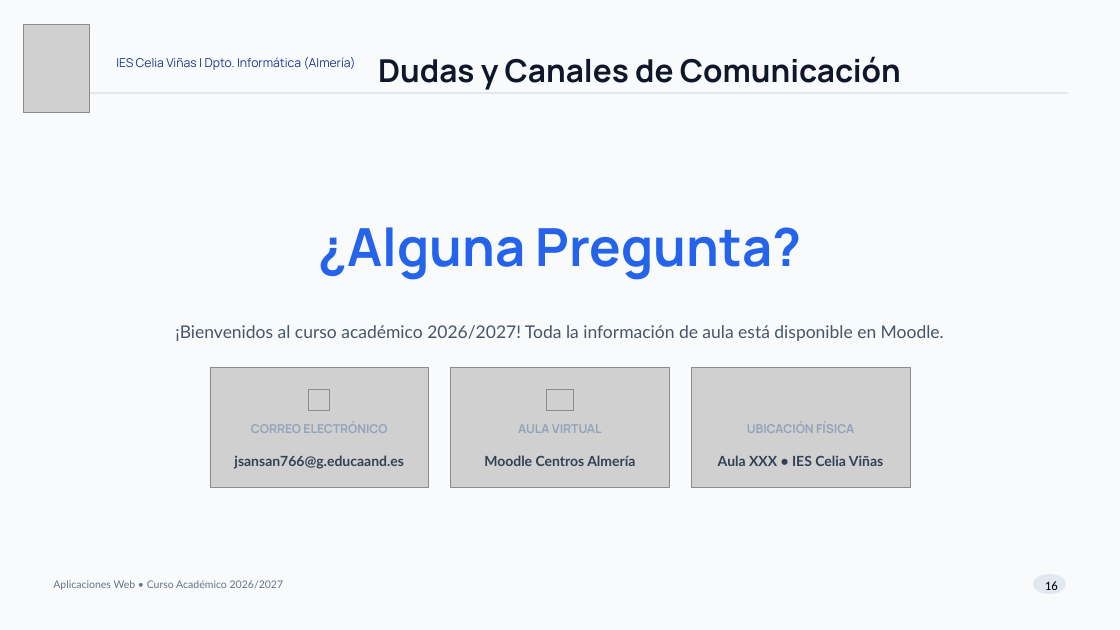
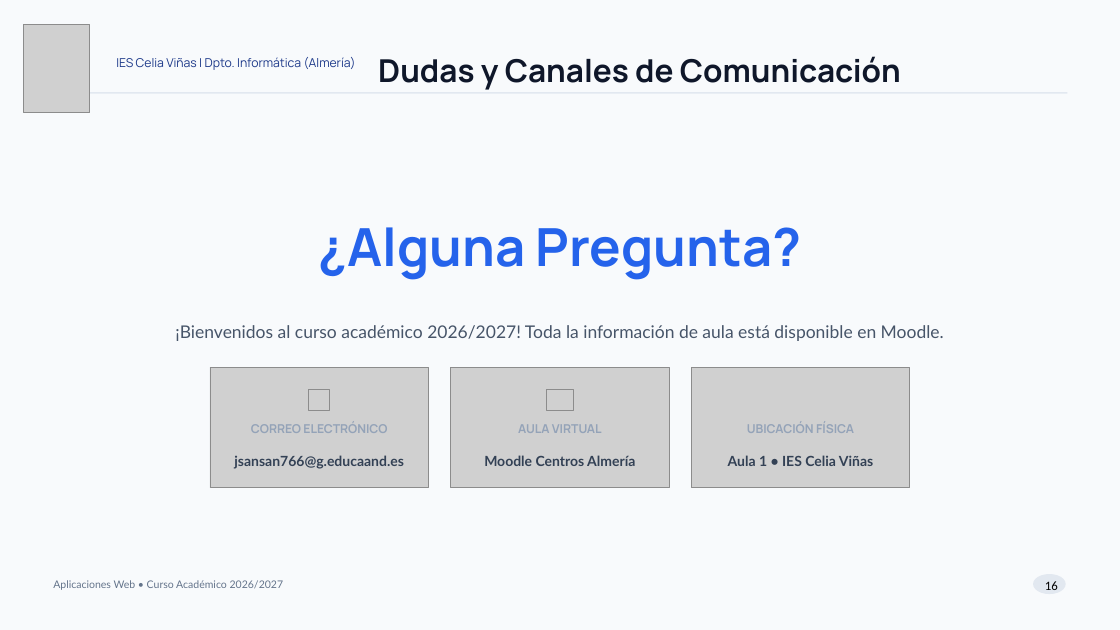
Before and after one commit to juansimonsanchez/html, a slide deck: slide 16 of apl/APL_Presentacion_26_27.pptx. Drawn at 1120x630 pixels with LibreOffice and Linux fonts; fonts in the diff are those of the drawing; grey boxes stand for pictures; background and template pictures are left out. Boxes give left, top, right and bottom in pixels: in the first picture for what was removed or moved away, otherwise in the second. Text is boxed around its words. In the diff, an @@ line names an element or a change of style, - is before the commit and + after.

```diff
--- a/apl/APL_Presentacion_26_27.pptx
+++ b/apl/APL_Presentacion_26_27.pptx
@@ text at (728,455,873,466): text changed @@
-Aula XXX • IES Celia Viñas
+Aula 1 • IES Celia Viñas
```
Also in this commit, not shown: 14 other slides changed, 6 other files.
